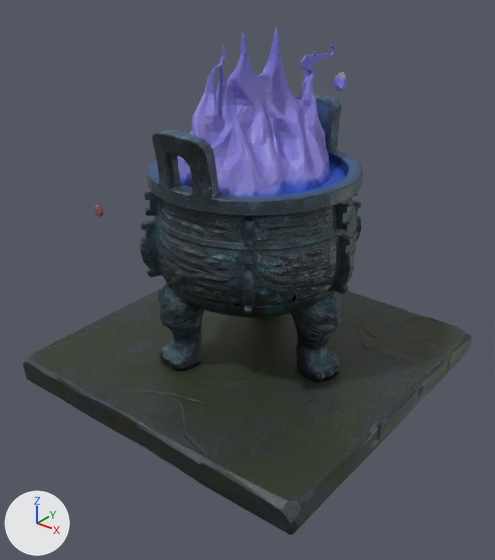
The glTF model assets/3d/arena/props/bronze_cauldron.glb as it was, and as the next commit left it.
Before and after are seen from a 50 mm camera at (1.111, -1.423, 1.161) aimed at (0.034, -0.076, 0.326). The lights are fixed; the arrows at lower left show +X, +Y and +Z. Where no turn or scale is listed for an object, it has been applied to the vertices. Vertices at the same position are counted once.

In view in the first picture: 'tripo_part_1', 'tripo_part_10', 'tripo_part_12', 'tripo_part_13', 'tripo_part_14', 'tripo_part_17', 'tripo_part_2', 'tripo_part_21', 'tripo_part_3', 'tripo_part_6', 'tripo_part_7', 'tripo_part_9'.
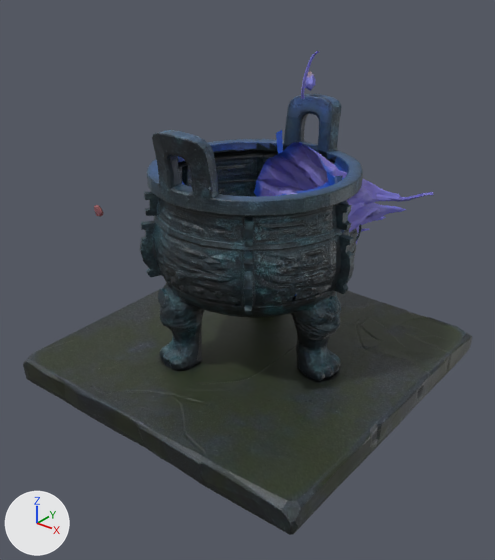
Diff of the bpy script that builds the scene:
```diff
--- a/assets/3d/arena/props/bronze_cauldron.glb.py
+++ b/assets/3d/arena/props/bronze_cauldron.glb.py
@@ me_mesh_13 @@
 me_mesh_13.from_pydata(...)  # 1390 vertices, 2707 faces; spans x -0.23..0.242, y -0.249..0.227, z -0.163..0.214
 # used by ob_tripo_part_13; location = (-0.011, 0.022, 0.769)
+# me_mesh_13 part 1: the whole mesh is multiplied about the mesh origin by the matrix ((-0.115, 0.896, 0.428), (0.235, -0.394, 0.888), (0.965, 0.203, -0.166))
 me_mesh_13.materials.append(mat_material)
@@ ob_tripo_part_13 @@
 ob_tripo_part_13 = bpy.data.objects.new('tripo_part_13', me_mesh_13)
-ob_tripo_part_13.location = (-0.011, 0.022, 0.769)
+ob_tripo_part_13.location = (0.137, 0.23, 0.447)
@@ ob_tripo_part_17 @@
 ob_tripo_part_17 = bpy.data.objects.new('tripo_part_17', me_mesh_17)
-ob_tripo_part_17.location = (0.122, 0.215, 0.834)
+ob_tripo_part_17.location = (-0.017, 0.273, 0.814)
```

Location of each change, (x1, y1, x2, y2) in pixels of the pictures (495 x 560 px):
'tripo_part_13', reshaped, moved
    before: (178, 26, 336, 197)
    after: (254, 130, 433, 296)
'tripo_part_17', moved
    before: (333, 72, 347, 92)
    after: (302, 72, 316, 91)
